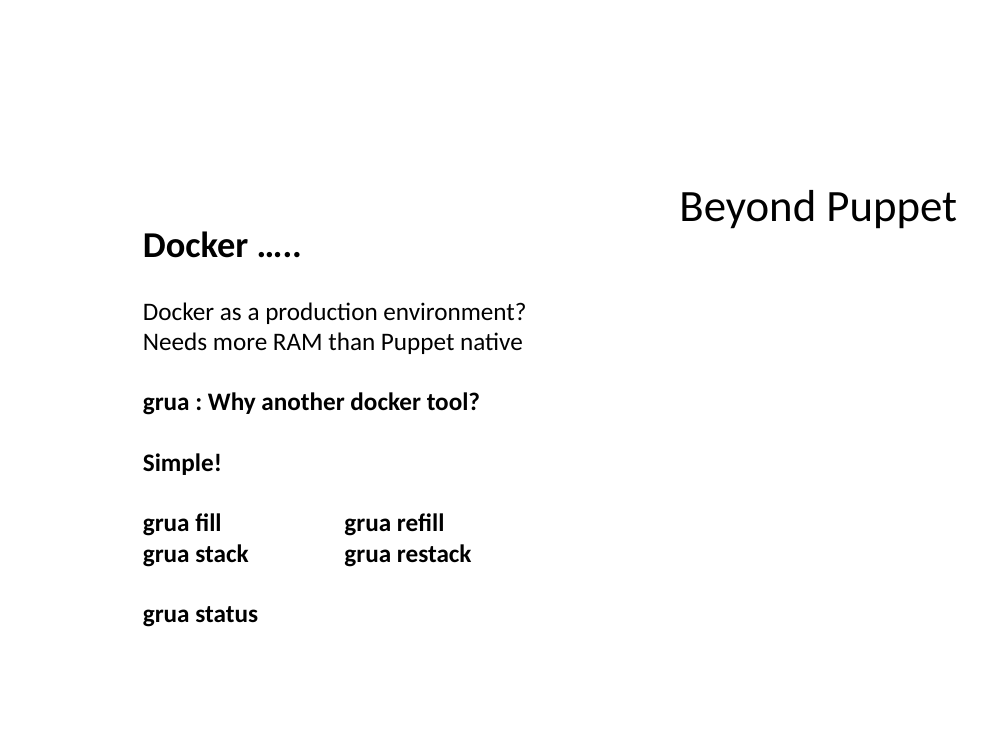
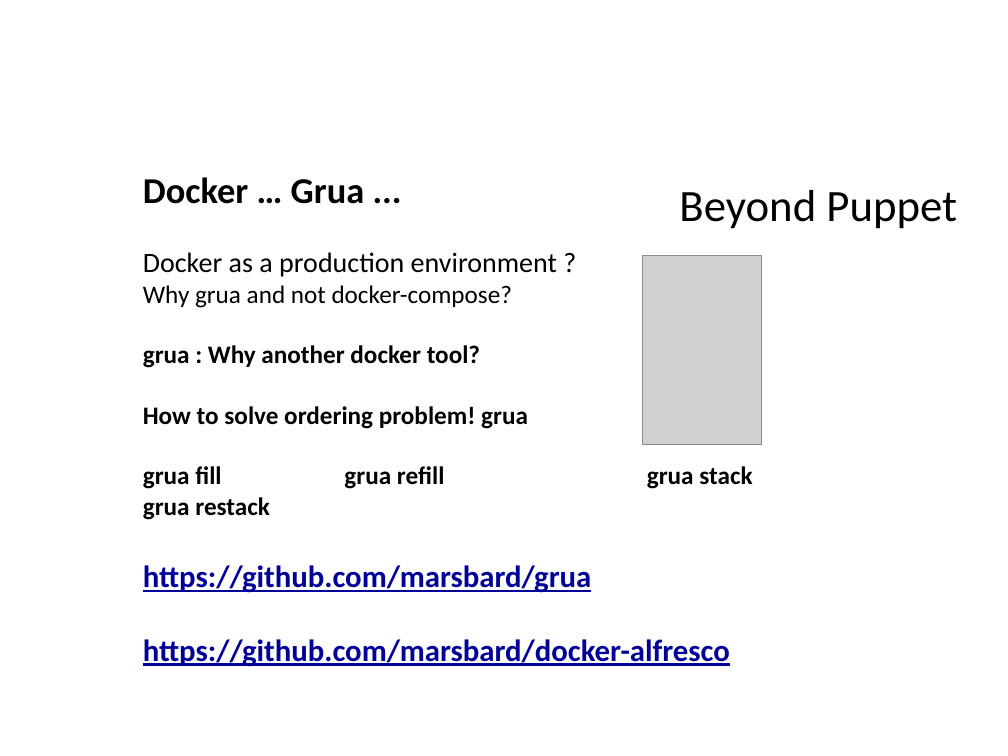
Before and after one commit to OrderOfTheBee/beecon, a slide deck: slide 10 of assets/data/files/20160125031/BeeCon2016_HoneyCombBeyond.odp (slide 8 before the commit). Drawn at 1008x756 pixels with LibreOffice and Linux fonts; fonts in the diff are those of the drawing; grey boxes stand for pictures; background and template pictures are left out. Boxes give left, top, right and bottom in pixels: in the first picture for what was removed or moved away, otherwise in the second. Text is boxed around its words. In the diff, an @@ line names an element or a change of style, - is before the commit and + after.

```diff
--- a/assets/data/files/20160125031/BeeCon2016_HoneyCombBeyond.odp
+++ b/assets/data/files/20160125031/BeeCon2016_HoneyCombBeyond.odp
@@ title at (143,177,752,667): text changed @@
-Docker …..
-Docker as a production environment?
-Needs more RAM than Puppet native
-grua : Why another docker tool?
-Simple!
-grua fill grua refill
-grua stack grua restack
-grua status
+Docker … Grua ...
+Docker as a production environment ?
+Why grua and not docker-compose?
+grua : Why another docker tool?
+How to solve ordering problem! grua
+grua fill grua refill grua stack grua restack
+https://github.com/marsbard/grua
+https://github.com/marsbard/docker-alfresco
@@ picture added at (643,255,762,444) @@
```
Also in this commit, not shown: 5 other slides changed, 9 slides added, 4 slides removed.
